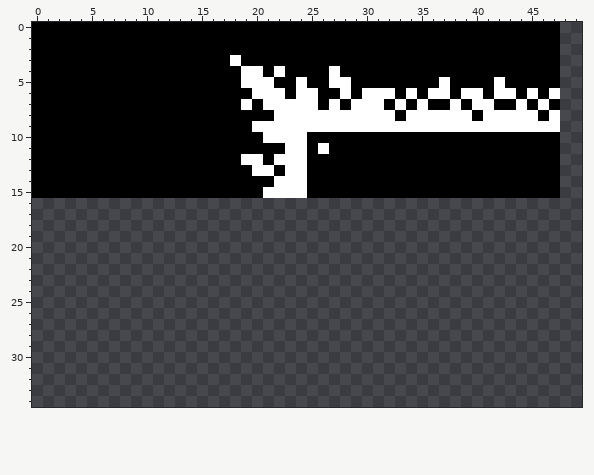
Pixel-art file: img/interface.aseprite. Above, as it was before the edit.
704x256 pixels, 1 frame. Shown: x 0..49, y 0..34.
The same view after the edit:
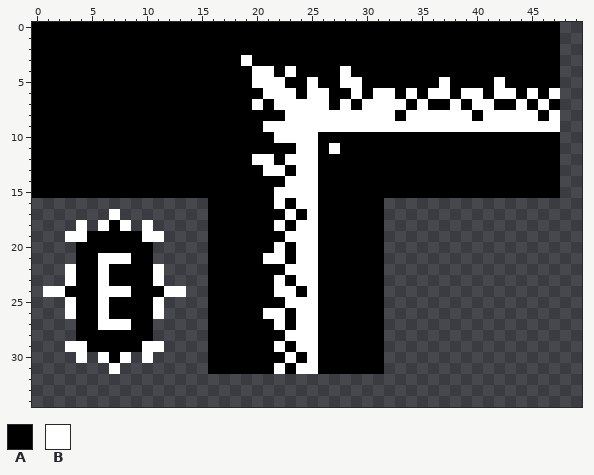
Palette (. is transparent): A #000000  B #ffffff
What changed:
{"y":3,"x":18,"old":"BA","new":"AB"}
{"y":4,"x":19,"old":"B","new":"A"}
{"y":4,"x":21,"old":"ABA","new":"BAB"}
{"y":4,"x":27,"old":"BA","new":"AB"}
{"y":5,"x":19,"old":"B","new":"A"}
{"y":5,"x":22,"old":"A","new":"B"}
{"y":5,"x":24,"old":"BA","new":"AB"}
{"y":5,"x":27,"old":"B","new":"A"}
{"y":5,"x":29,"old":"A","new":"B"}
{"y":6,"x":20,"old":"B","new":"A"}
{"y":6,"x":23,"old":"AB","new":"BA"}
{"y":6,"x":26,"old":"A","new":"B"}
{"y":6,"x":28,"old":"BAB","new":"ABA"}
{"y":7,"x":19,"old":"BAB","new":"ABA"}
{"y":7,"x":26,"old":"ABAB","new":"BABA"}
{"y":7,"x":32,"old":"A","new":"B"}
{"y":8,"x":22,"old":"B","new":"A"}
{"y":9,"x":20,"old":"B","new":"A"}
{"y":10,"x":21,"old":"B","new":"A"}
{"y":10,"x":25,"old":"A","new":"B"}
{"y":11,"x":23,"old":"B","new":"A"}
{"y":11,"x":25,"old":"ABA","new":"BAB"}
{"y":12,"x":19,"old":"B","new":"A"}
{"y":12,"x":21,"old":"AB","new":"BA"}
{"y":12,"x":25,"old":"A","new":"B"}
{"y":13,"x":20,"old":"B","new":"A"}
{"y":13,"x":22,"old":"AB","new":"BA"}
{"y":13,"x":25,"old":"A","new":"B"}
{"y":14,"x":22,"old":"B","new":"A"}
{"y":14,"x":25,"old":"A","new":"B"}
{"y":15,"x":21,"old":"B","new":"A"}
{"y":15,"x":25,"old":"A","new":"B"}
{"y":16,"x":16,"old":"................","new":"AAAAAABABBAAAAAA"}
{"y":17,"x":7,"old":".","new":"B"}
{"y":17,"x":16,"old":"................","new":"AAAAAAABABAAAAAA"}
{"y":18,"x":4,"old":".","new":"B"}
{"y":18,"x":6,"old":"...","new":"BAB"}
{"y":18,"x":10,"old":".","new":"B"}
{"y":18,"x":16,"old":"................","new":"AAAAAABABBAAAAAA"}
{"y":19,"x":3,"old":".........","new":"BBAAAAABB"}
{"y":19,"x":16,"old":"................","new":"AAAAAAABBBAAAAAA"}
{"y":20,"x":4,"old":".......","new":"AAAAAAA"}
{"y":20,"x":16,"old":"................","new":"AAAAAABABBAAAAAA"}
{"y":21,"x":4,"old":".......","new":"AABBBAA"}
{"y":21,"x":16,"old":"................","new":"AAAAABBABBAAAAAA"}
{"y":22,"x":3,"old":".........","new":"BAABAAAAB"}
{"y":22,"x":16,"old":"................","new":"AAAAAAABBBAAAAAA"}
{"y":23,"x":3,"old":".........","new":"BAABAAAAB"}
{"y":23,"x":16,"old":"................","new":"AAAAAABABBAAAAAA"}
{"y":24,"x":1,"old":".............","new":"BBAAABBBAAABB"}
{"y":24,"x":16,"old":"................","new":"AAAAAABBABAAAAAA"}
{"y":25,"x":3,"old":".........","new":"BAABAAAAB"}
{"y":25,"x":16,"old":"................","new":"AAAAAAABBBAAAAAA"}
{"y":26,"x":3,"old":".........","new":"BAABAAAAB"}
{"y":26,"x":16,"old":"................","new":"AAAAABBABBAAAAAA"}
{"y":27,"x":4,"old":".......","new":"AABBBAA"}
{"y":27,"x":16,"old":"................","new":"AAAAAABABBAAAAAA"}
{"y":28,"x":4,"old":".......","new":"AAAAAAA"}
{"y":28,"x":16,"old":"................","new":"AAAAAAABBBAAAAAA"}
{"y":29,"x":3,"old":".........","new":"BBAAAAABB"}
{"y":29,"x":16,"old":"................","new":"AAAAAABABBAAAAAA"}
{"y":30,"x":4,"old":".","new":"B"}
{"y":30,"x":6,"old":"...","new":"BAB"}
{"y":30,"x":10,"old":".","new":"B"}
{"y":30,"x":16,"old":"................","new":"AAAAAAABABAAAAAA"}
{"y":31,"x":7,"old":".","new":"B"}
{"y":31,"x":16,"old":"................","new":"AAAAAABABBAAAAAA"}
{"label":"changed","picture_box":[43,55,395,374]}
